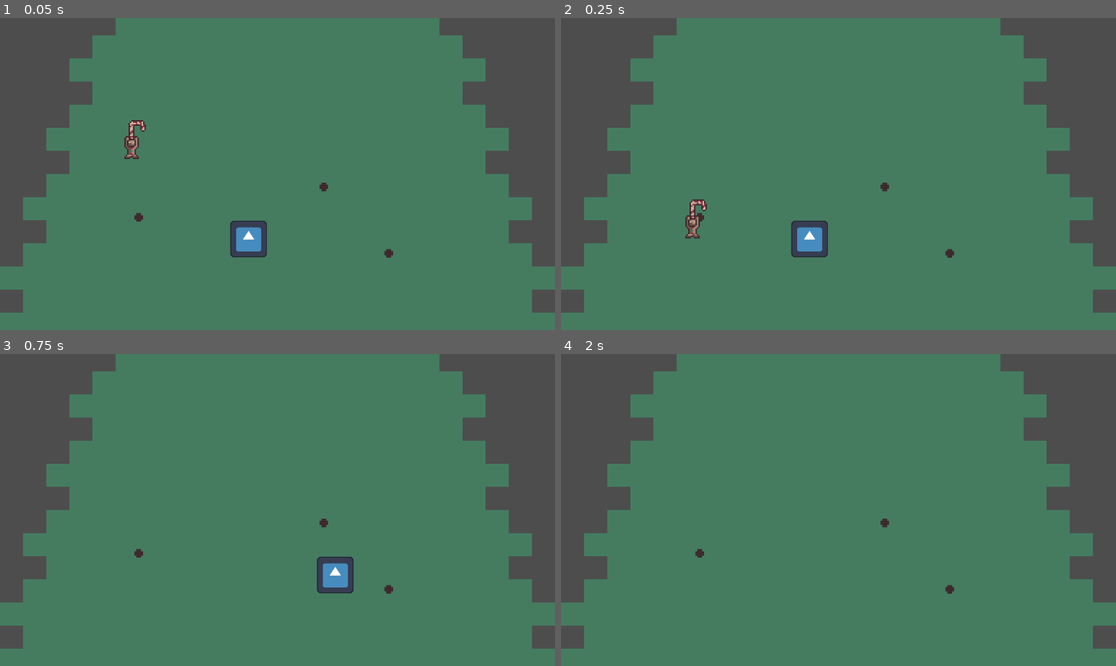
Above: before the commit, frames 1-4 (two rows, left to right).
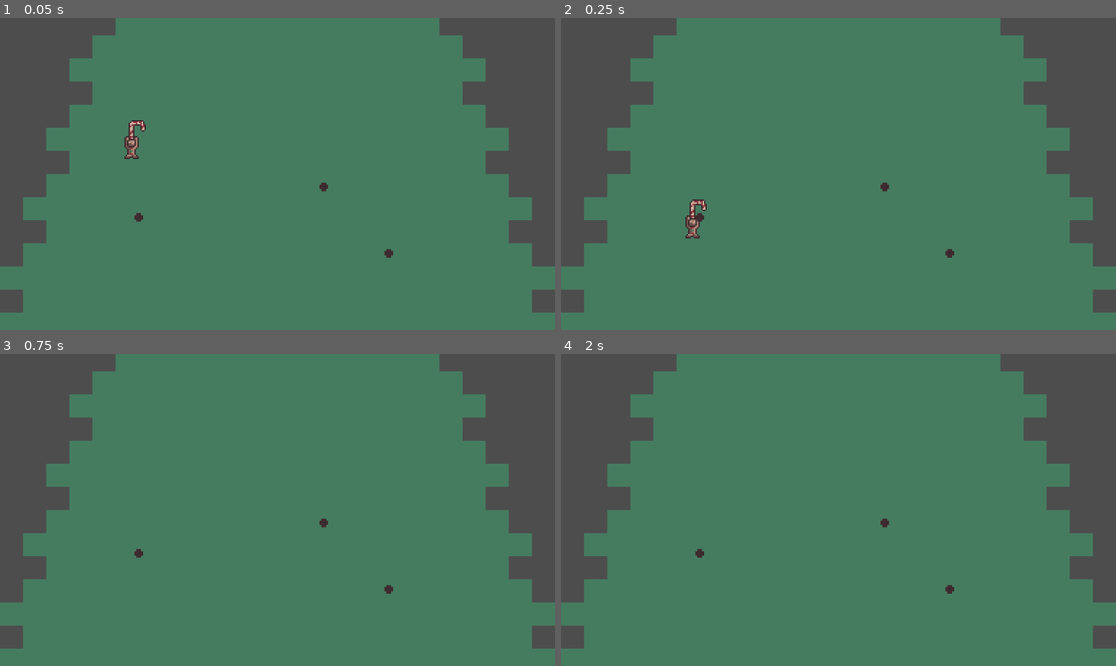
Above: after the commit, the same moments.

Repository: Gnome-Motel/JameGam2024
Game: Godot game, scene res://Scenes/main.tscn
The game is run twice, just before and just after one commit, with the same random seed, the same clock (stepped at 60 frames per second) and the same inputs. The engine's default icon, where the game draws it, is replaced by a stand-in: a white triangle on a blue panel in a dark square.
Inputs:
- Up to frame 1 (0.05 s): no input
- Up to frame 2 (0.25 s): no input
- Up to frame 3 (0.75 s): tap Enter (ui_accept) at 0.5 s; hold Right (ui_right) from 0.53 s (still down); hold G (grab) from 0.53 s (still down)
- Up to frame 4 (2 s): keep holding Right (ui_right); tap Enter (ui_accept) at 0.77, 1.52 s; release G (grab) at 1.28 s; tap G (grab) at 1.35 s

The runs differ from the first frame. In frame 1, 0.8% of the frame differs, in the area x 41-49%, y 65-77%; in frame 2, 0.8%, in the area x 24-49%, y 63-77%; in frame 3, 0.8%; in frame 4, nothing differs.

Commit message:
Set Player Position

Diff:
--- a/Scenes/main.tscn
+++ b/Scenes/main.tscn
@@ -1,8 +1,7 @@
-[gd_scene load_steps=7 format=4 uid="uid://dwlqdww6qlji6"]
+[gd_scene load_steps=6 format=4 uid="uid://dwlqdww6qlji6"]
 
 [ext_resource type="Texture2D" uid="uid://b0h65453t1dvv" path="res://Assets/Tree and peg.png" id="1_sbs53"]
-[ext_resource type="PackedScene" uid="uid://hxb4b32ufe2u" path="res://Scenes/Temp_Player.tscn" id="2_0fw76"]
-[ext_resource type="PackedScene" uid="uid://cve5amftquiod" path="res://Scenes/Peg.tscn" id="3_w2yvi"]
+[ext_resource type="PackedScene" uid="uid://1ppj5yjwr7w3" path="res://Scenes/Peg.tscn" id="3_w2yvi"]
 [ext_resource type="PackedScene" uid="uid://b8njd1q80v1xo" path="res://Scenes/player_object.tscn" id="4_imwwv"]
 
 [sub_resource type="TileSetAtlasSource" id="TileSetAtlasSource_kd348"]
@@ -22,8 +21,8 @@
 [node name="Camera2D" type="Camera2D" parent="."]
 zoom = Vector2(3, 3)
 
-[node name="Swinger" parent="." instance=ExtResource("2_0fw76")]
-position = Vector2(-20, 45)
+[node name="Player" parent="." groups=["Player"] instance=ExtResource("4_imwwv")]
+position = Vector2(-97, -33)
 
 [node name="Peg Leg" type="Node2D" parent="."]
 
@@ -35,6 +34,3 @@
 
 [node name="Peg3" parent="Peg Leg" instance=ExtResource("3_w2yvi")]
 position = Vector2(32, 9)
-
-[node name="Player" parent="Peg Leg" groups=["Player"] instance=ExtResource("4_imwwv")]
-position = Vector2(-97, -33)
--- a/Scenes/player_object.tscn
+++ b/Scenes/player_object.tscn
@@ -1,10 +1,11 @@
 [gd_scene load_steps=5 format=3 uid="uid://b8njd1q80v1xo"]
 
 [ext_resource type="Script" path="res://Scripts/player_movement.gd" id="1_ixo0q"]
-[ext_resource type="Texture2D" path="res://Assets/player_sprite.tres" id="2_jaa66"]
-[ext_resource type="Texture2D" path="res://Assets/cane.tres" id="3_g0mnd"]
+[ext_resource type="Texture2D" uid="uid://bymv0woe5sikf" path="res://Assets/player_sprite.tres" id="2_jaa66"]
+[ext_resource type="Texture2D" uid="uid://c8u7ggxt8mkrr" path="res://Assets/cane.tres" id="3_g0mnd"]
 
 [sub_resource type="CircleShape2D" id="CircleShape2D_sg3gy"]
+radius = 4.0
 
 [node name="Player" type="RigidBody2D"]
 position = Vector2(2.08165e-12, -1)
--- a/Scripts/peg.gd
+++ b/Scripts/peg.gd
@@ -12,7 +12,6 @@
 	nearby = true
 	player = body
 
-
 func _on_body_exited(body):
 	nearby = false
 
@@ -20,5 +19,7 @@
 
 	if nearby && Input.is_action_pressed("grab"):
 		pj.node_b = player.get_path()
+		player.position = global_position
+
 	else:
 		pj.node_b = ""
Not shown: 1 places in Scenes/Peg.tscn that only renumber resources
Not shown: 1 places in Scenes/testing.tscn that only renumber resources
